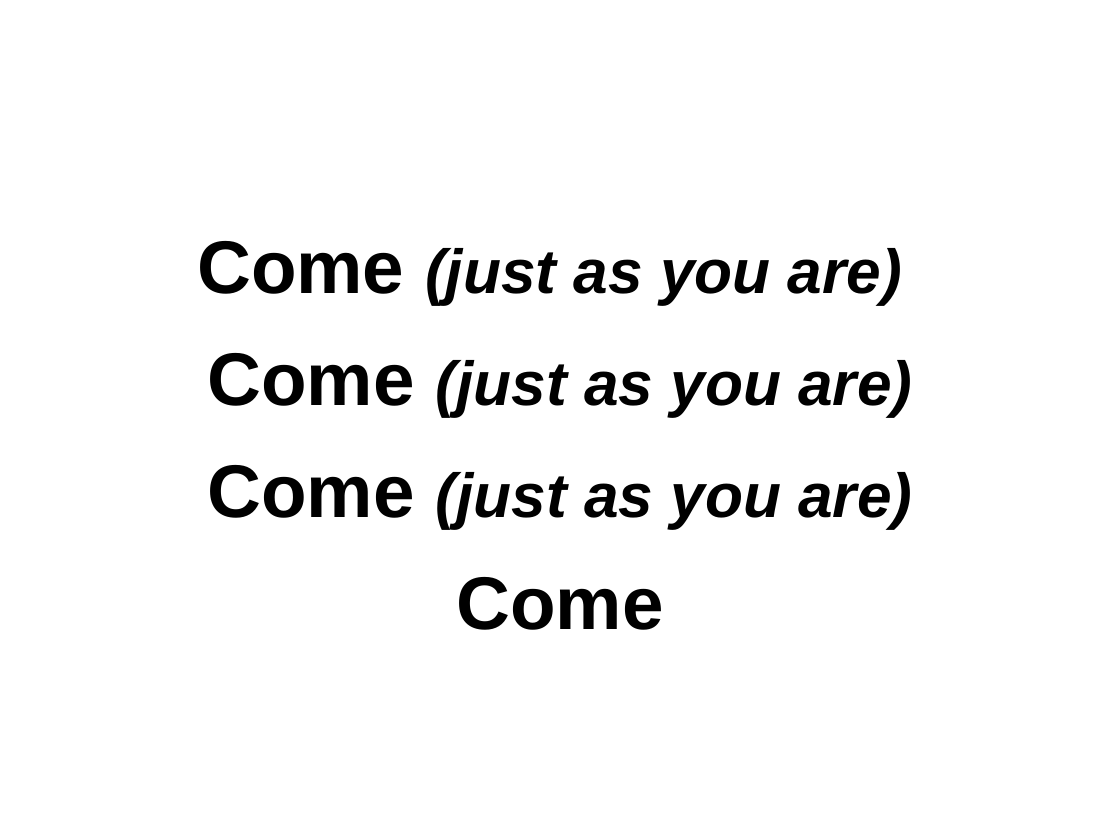
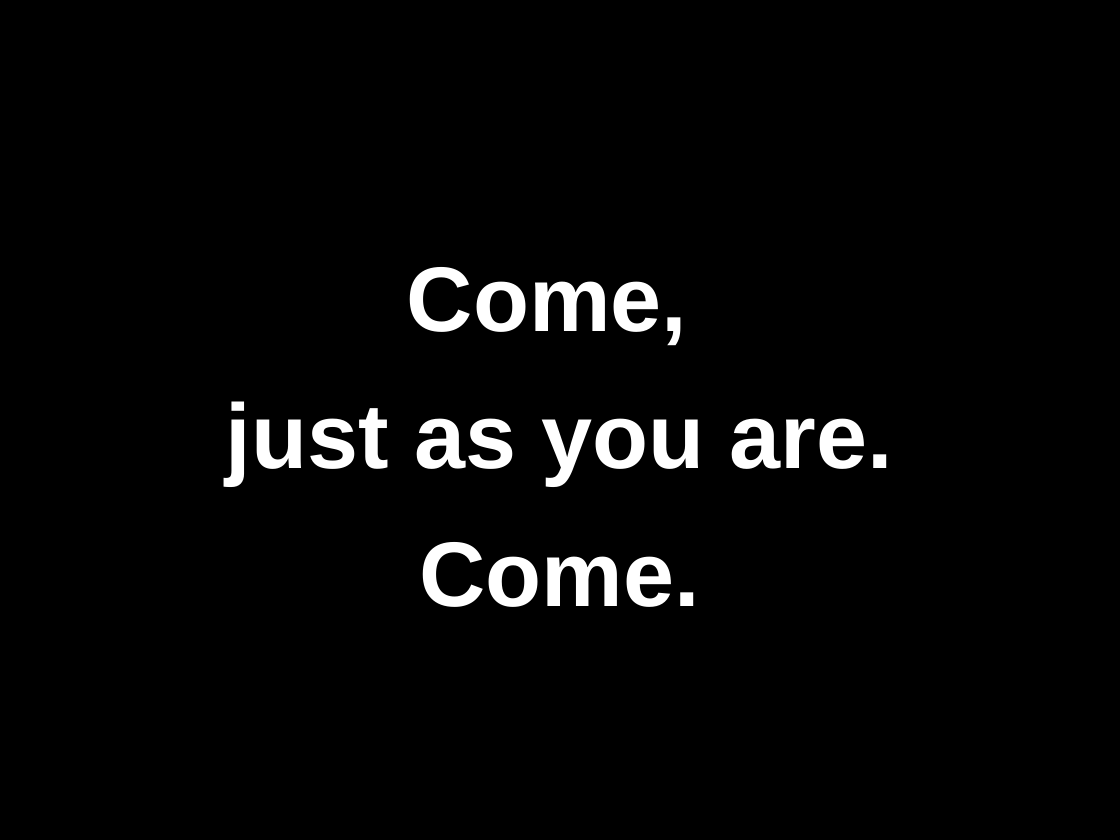
Before and after one commit to memery1446/HBCChoir, a slide deck: slide 22 of pptx-files/1.Come.Now.Is.the.Time.to.Worship.pptx (slide 14 before the commit). Drawn at 1120x840 pixels with LibreOffice and Linux fonts; fonts in the diff are those of the drawing. Boxes give left, top, right and bottom in pixels: in the first picture for what was removed or moved away, otherwise in the second. Text is boxed around its words. In the diff, an @@ line names an element or a change of style, - is before the commit and + after.

```diff
--- a/pptx-files/1.Come.Now.Is.the.Time.to.Worship.pptx
+++ b/pptx-files/1.Come.Now.Is.the.Time.to.Worship.pptx
@@ background #FFFFFF to #000000 @@
@@ title at box(226, 267, 893, 607): text changed; size 40 to 59 pt; text colour #000000 to #FFFFFF; italic off @@
-Come (just as you are)
-Come (just as you are)
-Come (just as you are)
-Come
+Come,
+just as you are.
+Come.
```
Also in this commit, not shown: 13 other slides changed, 8 slides added, 4 other files.
